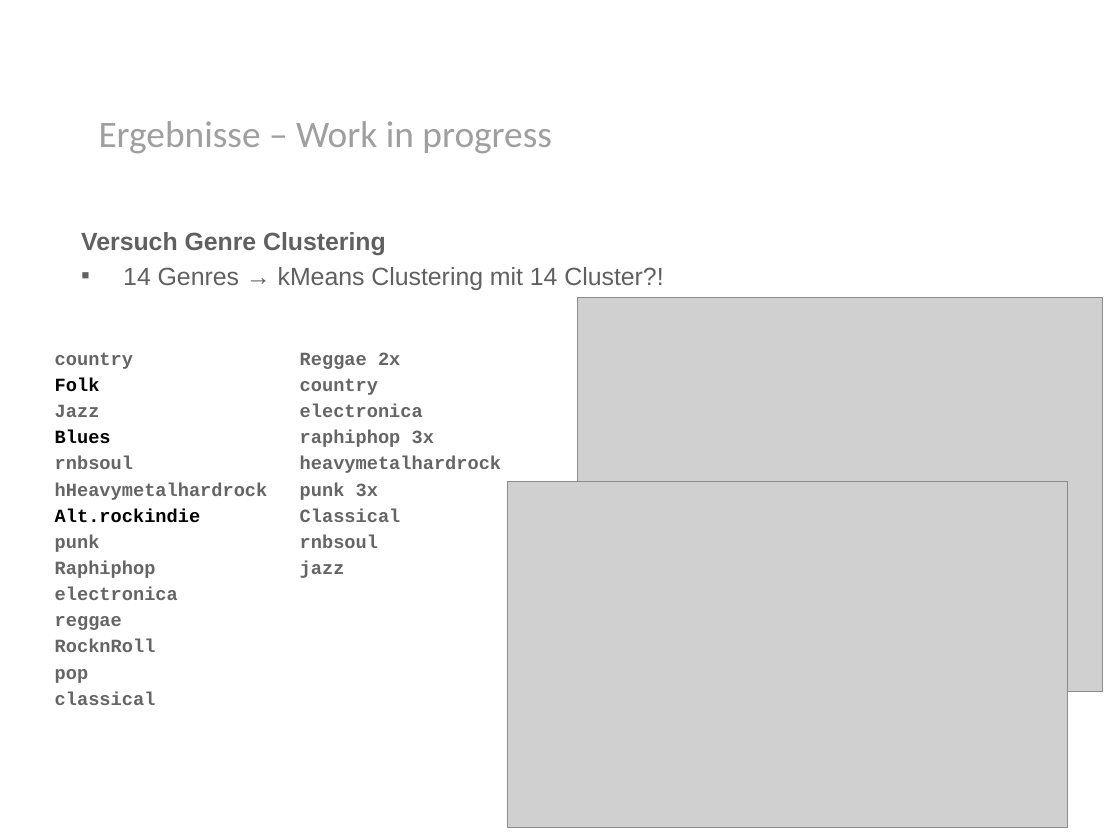
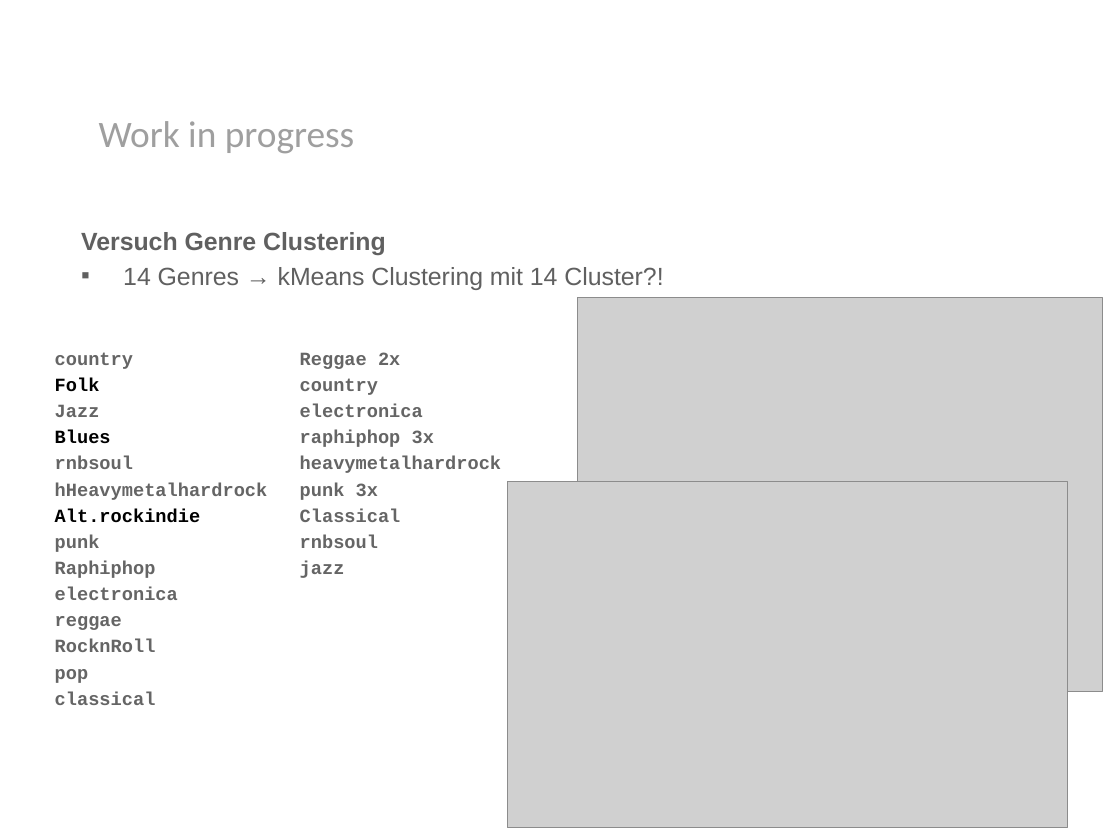
Before and after one commit to rohanprojects/mirlastfm, a slide deck: slide 19 of presentation/presentation.pptx. Drawn at 1120x840 pixels with LibreOffice and Linux fonts; fonts in the diff are those of the drawing; grey boxes stand for pictures; background and template pictures are left out. Boxes give left, top, right and bottom in pixels: in the first picture for what was removed or moved away, otherwise in the second. Text is boxed around its words. In the diff, an @@ line names an element or a change of style, - is before the commit and + after.

```diff
--- a/presentation/presentation.pptx
+++ b/presentation/presentation.pptx
@@ text at (x1=99, y1=121, x2=355, y2=153): text changed @@
-Ergebnisse – Work in progress
+Work in progress
```
Also in this commit, not shown: 8 other slides changed.
